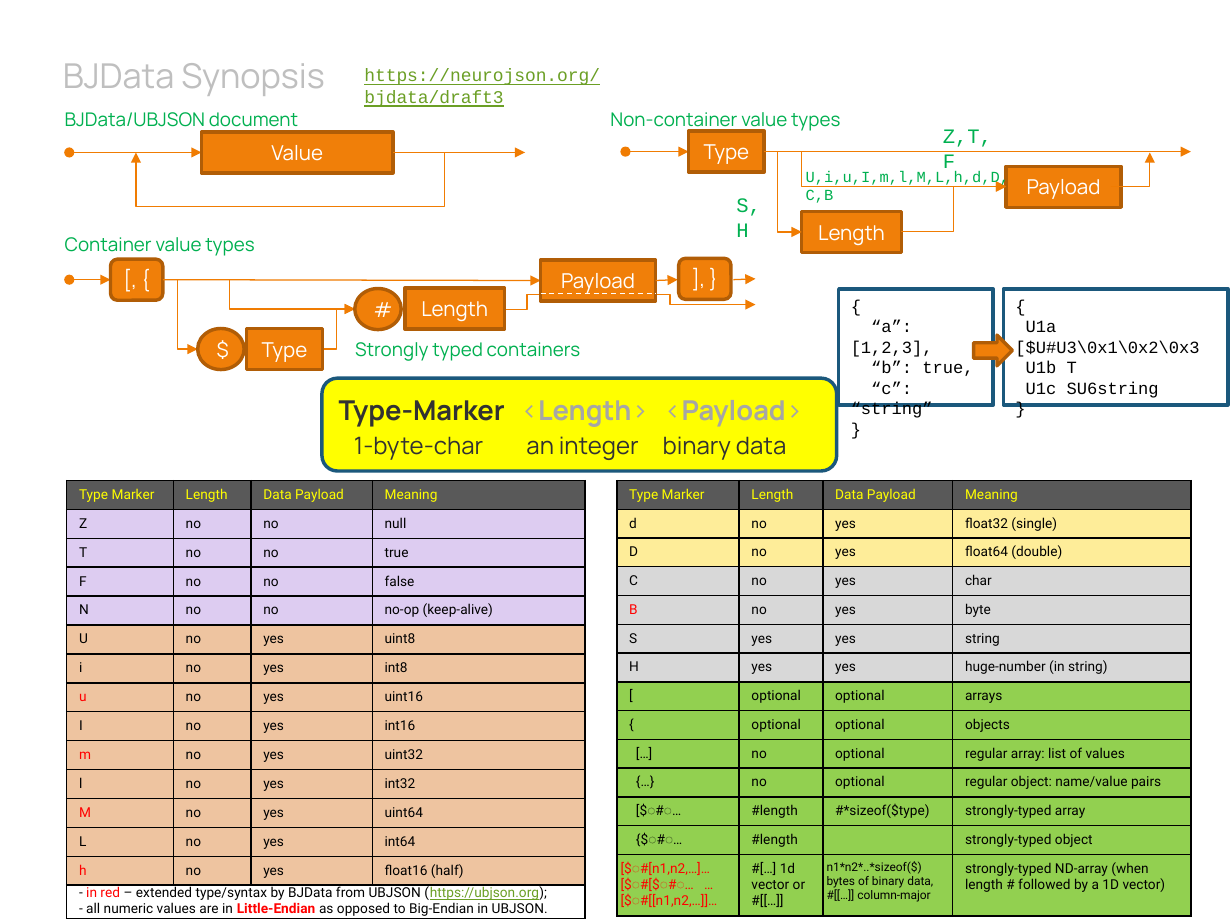
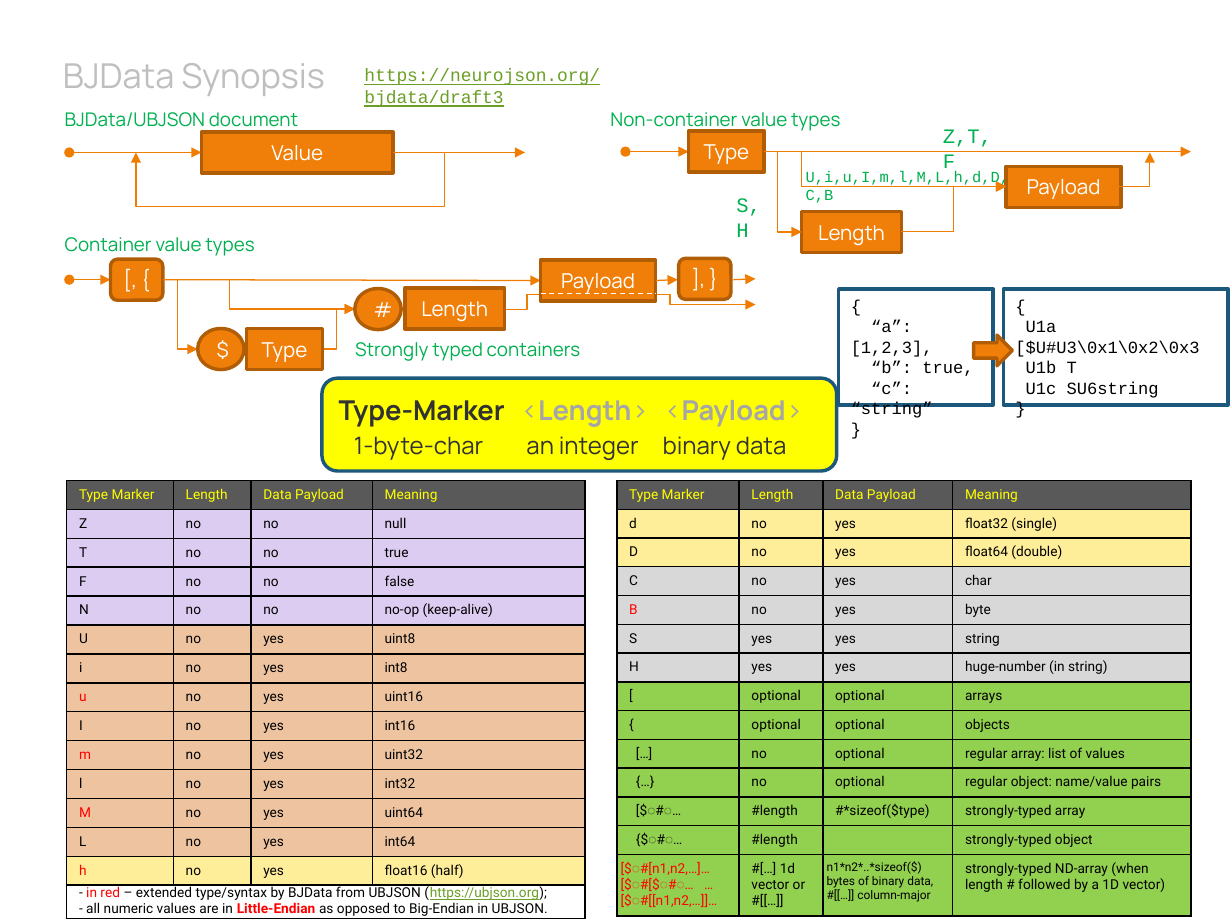
Before and after one commit to NeuroJSON/bjdata, a slide deck: slide 1 of images/BJData_Diagram.pptx. Drawn at 1232x924 pixels with LibreOffice and Linux fonts; fonts in the diff are those of the drawing. Boxes give left, top, right and bottom in pixels: in the first picture for what was removed or moved away, otherwise in the second. Text is boxed around its words. In the diff, an @@ line names an element or a change of style, - is before the commit and + after.

```diff
--- a/images/BJData_Diagram.pptx
+++ b/images/BJData_Diagram.pptx
@@ table at bbox=[67, 480, 585, 920] @@
@@ fill #EEC4A0 to #FEED99 in row 14 @@
```
Also in this commit, not shown: 3 other files.
